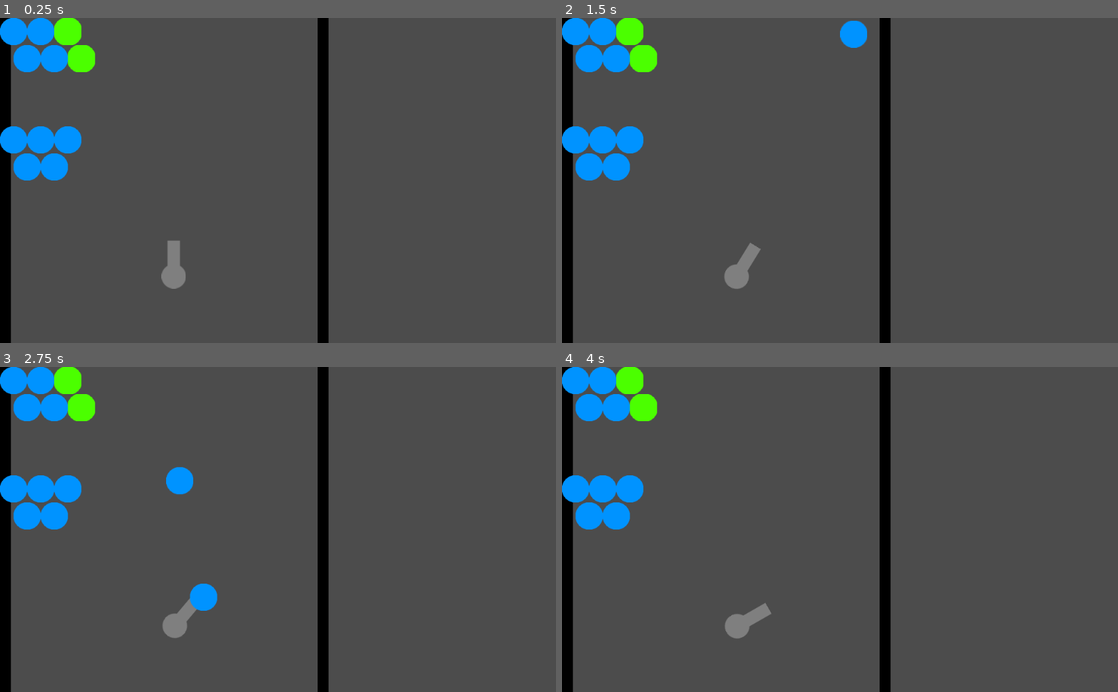
Above: before the commit, frames 1-4 (two rows, left to right).
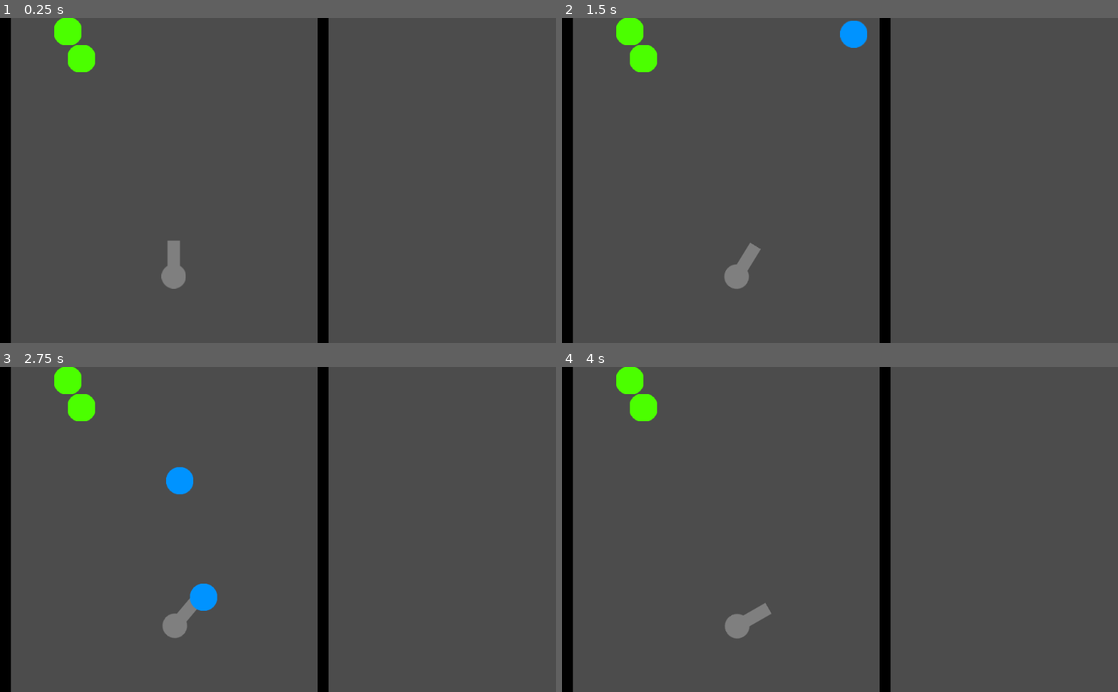
Above: after the commit, the same moments.

Repository: Demoli/Bobble
Game: Godot game, scene res://scenes/Level.tscn
Same seed, same stepped clock (60 frames per second), same inputs: the game is played once before the commit and once after it.
Inputs (mouse positions are in pixels of both pictures, inside the frame that each line leads up to):
- Up to frame 1 (0.25 s): no input
- Up to frame 2 (1.5 s): tap Enter at 0.5 s; move the mouse to (962, 164) at 0.52 s; hold D (rotate_right) 0.53-1.28 s; hold Space (fire) 0.53-1.28 s; click (962, 164) at 0.67 s; move the mouse to (728, 196) at 1.27 s; hold A (rotate_left) from 1.28 s (still down); tap Space (fire) at 1.35 s
- Up to frame 3 (2.75 s): move the mouse to (333, 458) at 2.02 s; release A (rotate_left) at 2.03 s; hold D (rotate_right) from 2.03 s (still down); hold Space (fire) from 2.03 s (still down)
- Up to frame 4 (4 s): move the mouse to (812, 594) at 2.77 s; release Space (fire) at 2.78 s; tap Space (fire) at 2.85 s; click (812, 594) at 2.92 s; move the mouse to (1006, 578) at 3.52 s; release D (rotate_right) at 3.53 s; hold A (rotate_left) from 3.53 s (still down); hold Space (fire) from 3.53 s (still down)

The runs differ from the first frame. In frame 1, 3.1% of the frame differs, in the area x 0-15%, y 0-50%; in frame 2, 3.1%; in frame 3, 3.1%; in frame 4, 3.1%.

Commit message:
Fix grid width

Diff:
--- a/scenes/BubbleGrid.tscn
+++ b/scenes/BubbleGrid.tscn
@@ -8,5 +8,5 @@
 cell_size = Vector2( 50, 50 )
 cell_half_offset = 0
 format = 1
-tile_data = PoolIntArray( 0, 0, 0, 1, 0, 0, 2, 1, 0, 65536, 0, 0, 65537, 0, 0, 65538, 1, 0, 262144, 0, 0, 262145, 0, 0, 262146, 0, 0, 327680, 0, 0, 327681, 0, 0 )
+tile_data = PoolIntArray( 2, 1, 0, 65538, 1, 0 )
 script = ExtResource( 2 )
--- a/scenes/BubbleTilemap.gd
+++ b/scenes/BubbleTilemap.gd
@@ -16,17 +16,19 @@
 	"""
 	connectable_points.clear()
 	var rect = get_used_rect()
+	var height = rect.size.y + rect.position.y
+	var width = rect.size.x + rect.position.x
 	var tile_id = get_cellv(origin)
 
 	grid = []
-	grid.resize(rect.size.y)
+	grid.resize(height)
 
-	for row in range(rect.size.y):
+	for row in range(height):
 		var new_row = []
-		new_row.resize(rect.size.x)
+		new_row.resize(width)
 		grid[row] = new_row
 
-		for col in range(rect.size.x):
+		for col in range(width):
 			if get_cell(col,row) == tile_id:
 				grid[row][col] = 1
 
@@ -36,7 +38,6 @@
 	# find the group containing the fired bubble nd kill them all
 	var group_to_clear = []
 	for group in connectable_points:
-
 		if group.has(origin) and group.size() >= 3:
 			group_to_clear = group
 			break;
Not shown: 2 places in scenes/tilemap/BubblesTilemap.tres that only renumber resources
